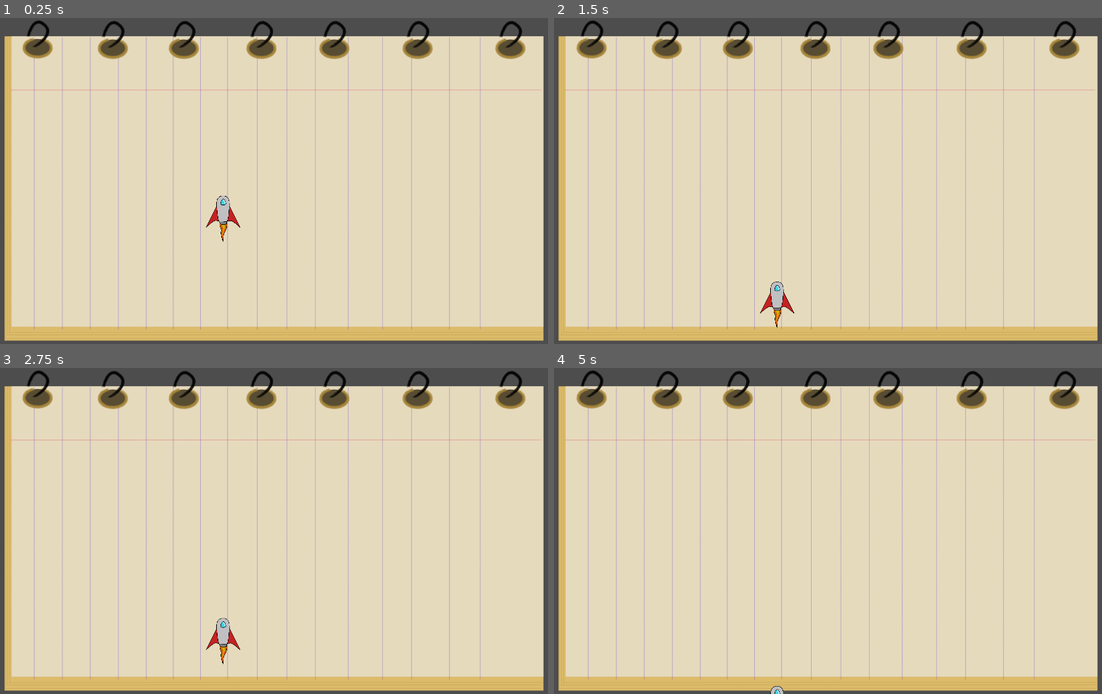
Above: before the commit, frames 1-4 (two rows, left to right).
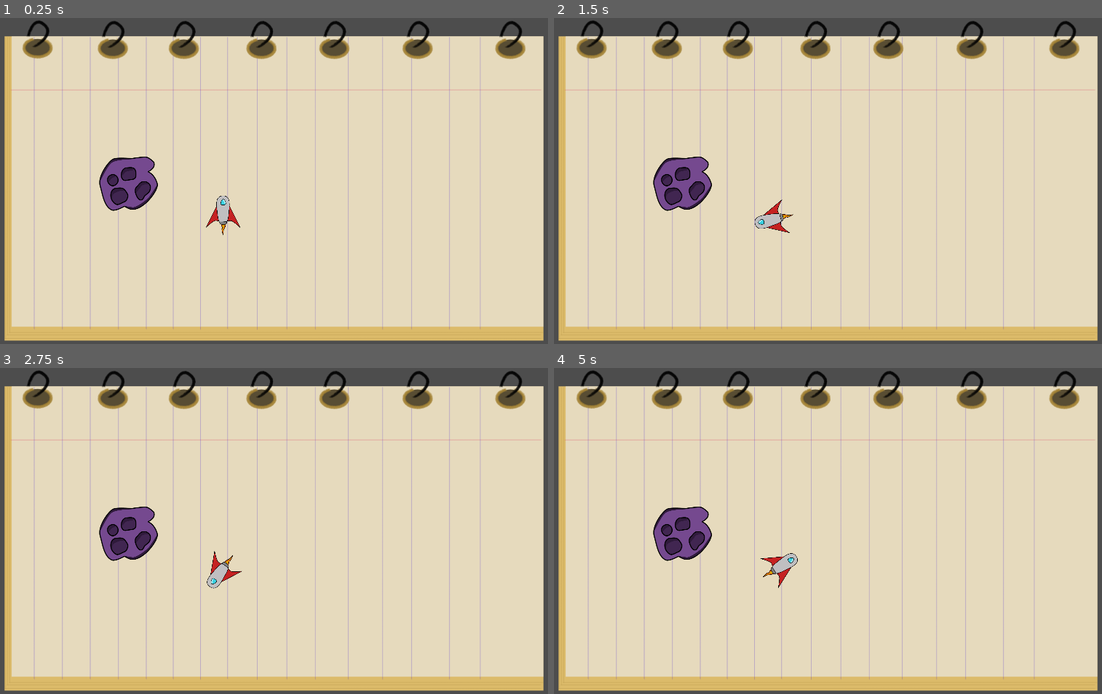
Above: after the commit, the same moments.

Repository: CAPIBARAGAMES/PapeRoid
Game: Godot game, scene res://scenes/main.tscn
Same seed, same stepped clock (60 frames per second), same inputs: the game is played once before the commit and once after it.
Inputs:
- Up to frame 1 (0.25 s): no input
- Up to frame 2 (1.5 s): tap Enter (ui_accept) at 0.5, 0.6, 0.77, 1.07, 1.35 s; hold Right (ui_right) from 0.53 s (still down)
- Up to frame 3 (2.75 s): tap Enter (ui_accept) at 1.52, 1.82, 2.1 s; release Right (ui_right) at 2.03 s; hold Left (ui_left) from 2.03 s (still down)
- Up to frame 4 (5 s): release Left (ui_left) at 2.78 s; hold Right (ui_right) 2.78-4.28 s; tap Enter (ui_accept) at 2.85, 3.02, 3.32, 3.6, 3.77, 4.07, 4.35, 4.52, 4.82 s; hold Left (ui_left) from 4.28 s (still down)

The runs differ from the first frame. In frame 1, 1.5% of the frame differs, in the area x 18-42%, y 42-69%; in frame 2, 2.0%; in frame 3, 2.1%, in the area x 18-45%, y 42-91%; in frame 4, 1.8%.

Commit message:
Se agrego el conrolador basico del jugador

Diff:
--- /dev/null
+++ b/global.gd
@@ -0,0 +1,15 @@
+extends Node
+
+var speed = 600
+var angular_speed = PI
+var life = 3
+
+
+# Called when the node enters the scene tree for the first time.
+func _ready():
+	pass # Replace with function body.
+
+
+# Called every frame. 'delta' is the elapsed time since the previous frame.
+func _process(delta):
+	pass
--- a/project.godot
+++ b/project.godot
@@ -15,6 +15,10 @@
 config/features=PackedStringArray("4.3", "GL Compatibility")
 config/icon="res://icon.svg"
 
+[autoload]
+
+Global="*res://global.gd"
+
 [display]
 
 window/size/viewport_width=1920
--- a/scenes/main.tscn
+++ b/scenes/main.tscn
@@ -1,7 +1,8 @@
-[gd_scene load_steps=3 format=3 uid="uid://don6gy7bw3eit"]
+[gd_scene load_steps=4 format=3 uid="uid://don6gy7bw3eit"]
 
 [ext_resource type="Texture2D" uid="uid://dvyd6t44oumny" path="res://ASSETS/sprites/PNG/libreta.png" id="1_wrbno"]
 [ext_resource type="PackedScene" uid="uid://2j5cnuovuiho" path="res://scenes/star_ship.tscn" id="2_pxehn"]
+[ext_resource type="Texture2D" uid="uid://cyqqylx5dsvh0" path="res://ASSETS/sprites/PNG/asteroids_1.png" id="3_lfpim"]
 
 [node name="main" type="Node"]
 
@@ -11,3 +12,8 @@
 
 [node name="star_ship" parent="." instance=ExtResource("2_pxehn")]
 position = Vector2(792, 664)
+
+[node name="Asteroids1" type="Sprite2D" parent="."]
+position = Vector2(480, 552)
+scale = Vector2(0.4, 0.4)
+texture = ExtResource("3_lfpim")
--- a/scenes/star_ship.gd
+++ b/scenes/star_ship.gd
@@ -1,24 +1,23 @@
 extends CharacterBody2D
 
 
-const SPEED = 300.0
-const JUMP_VELOCITY = -400.0
+var speed = Global.speed
+var angular_speed = Global.angular_speed * 1.5
 
 
-func _physics_process(delta):
-	# Add the gravity.
+func _process(delta):
+	var direction = 0
+	if Input.is_action_pressed("ui_left"):
+		direction = -1
+	if Input.is_action_pressed("ui_right"):
+		direction = 1
 
+	rotation += angular_speed * direction * delta
 
-	# Handle jump.
-	if Input.is_action_just_pressed("ui_accept") and is_on_floor():
-		velocity.y = JUMP_VELOCITY
-
-	# Get the input direction and handle the movement/deceleration.
-	# As good practice, you should replace UI actions with custom gameplay actions.
-	var direction = Input.get_axis("ui_left", "ui_right")
-	if direction:
-		velocity.y = direction * SPEED
-	else:
-		velocity.y = move_toward(velocity.x, 0, SPEED)
-
-	move_and_slide()
+	var velocity = Vector2.ZERO
+	if Input.is_action_pressed("ui_up"):
+		$AnimatedSprite2D.play("fiun")
+		velocity = Vector2.UP.rotated(rotation) * speed
+	else :
+		$AnimatedSprite2D.play("statik")
+	position += velocity * delta
--- a/scenes/star_ship.tscn
+++ b/scenes/star_ship.tscn
@@ -38,9 +38,8 @@
 
 [node name="AnimatedSprite2D" type="AnimatedSprite2D" parent="."]
 sprite_frames = SubResource("SpriteFrames_3qm20")
-animation = &"fiun"
-autoplay = "fiun"
-frame_progress = 0.179518
+animation = &"statik"
+autoplay = "statik"
 
 [node name="CollisionShape2D" type="CollisionShape2D" parent="."]
 position = Vector2(0, -144)
